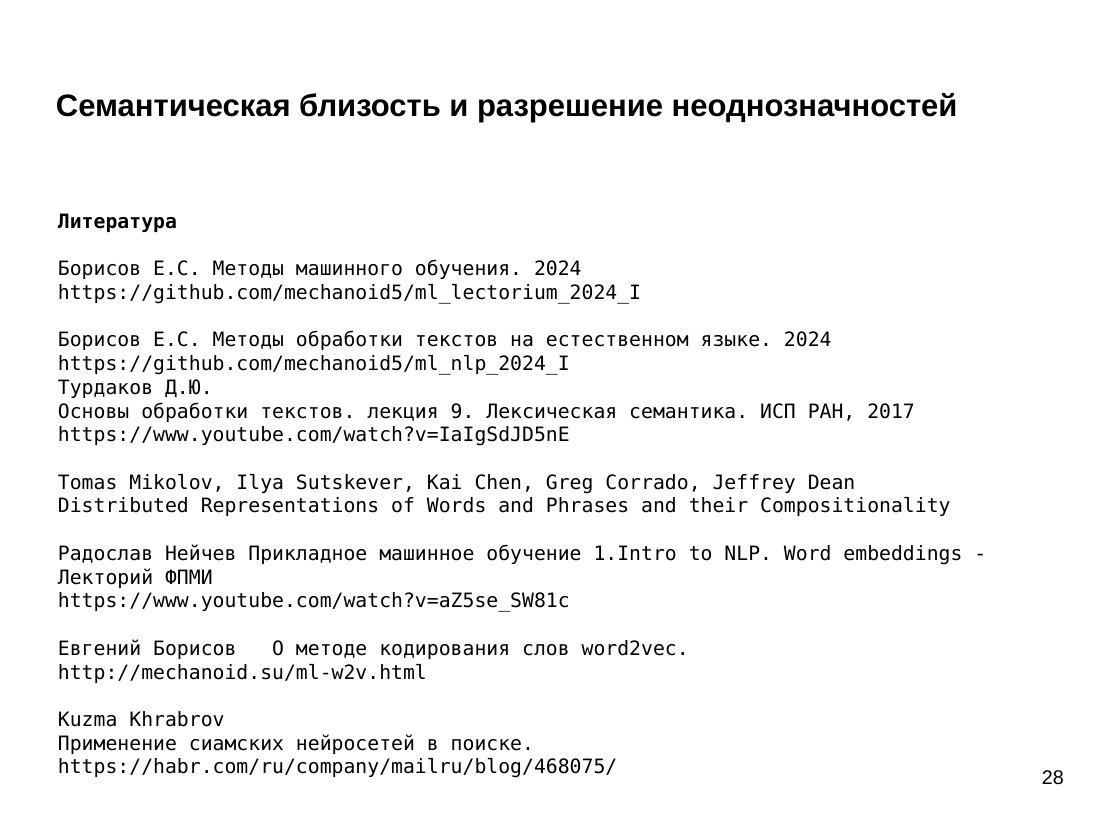
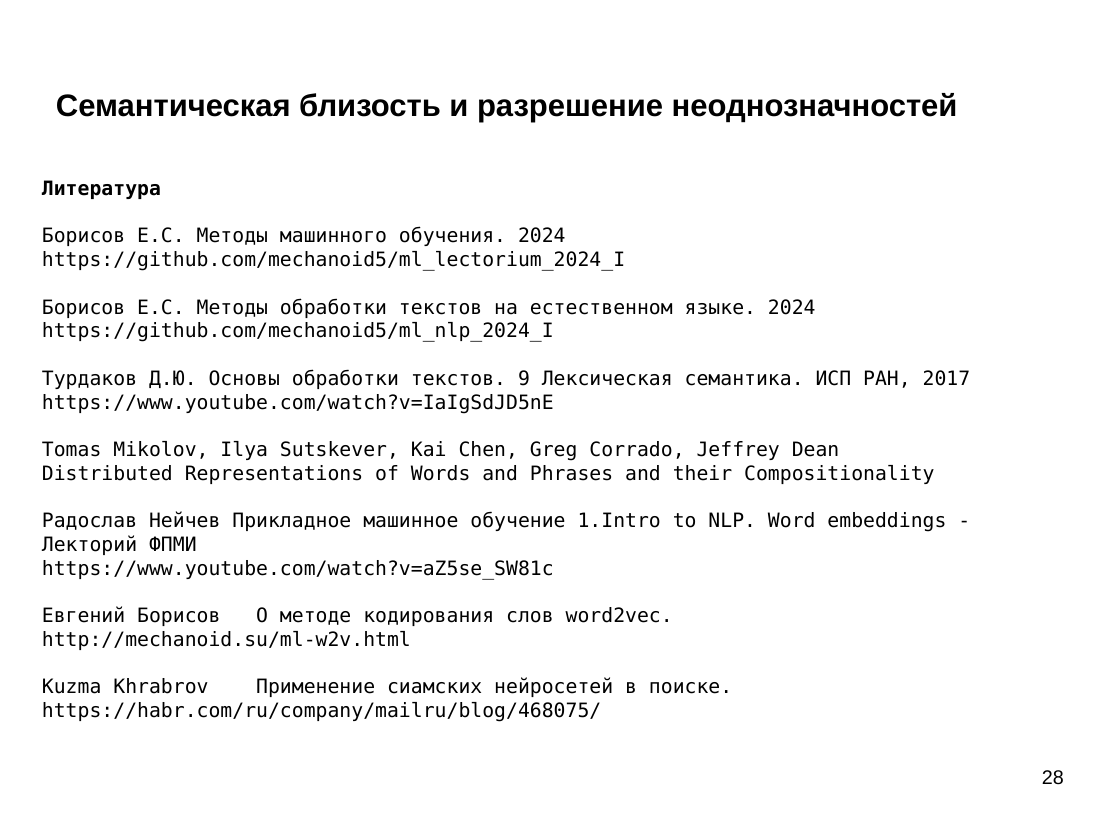
Before and after one commit to mechanoid5/ml_nlp_2024_I, a slide deck: slide 28 of 05-semantic-w2v.odp. Drawn at 1120x840 pixels with LibreOffice and Linux fonts; fonts in the diff are those of the drawing; background and template pictures are left out. Boxes give left, top, right and bottom in pixels: in the first picture for what was removed or moved away, otherwise in the second. Text is boxed around its words. In the diff, an @@ line names an element or a change of style, - is before the commit and + after.

```diff
--- a/05-semantic-w2v.odp
+++ b/05-semantic-w2v.odp
@@ text "Литература": place and size @@
-text "Литература" at [58, 213, 962, 778]
+text "Литература" at [42, 180, 971, 722]
@@ text at [42, 369, 971, 389]: text changed @@
-Турдаков Д.Ю.
-Основы обработки текстов. лекция 9. Лексическая семантика. ИСП РАН, 2017
+Турдаков Д.Ю. Основы обработки текстов. 9 Лексическая семантика. ИСП РАН, 2017
@@ text at [42, 677, 732, 697]: text changed @@
-Kuzma Khrabrov
-Применение сиамских нейросетей в поиске.
+Kuzma Khrabrov Применение сиамских нейросетей в поиске.
```
Also in this commit, not shown: 1 other slide changed, 3 other files.
